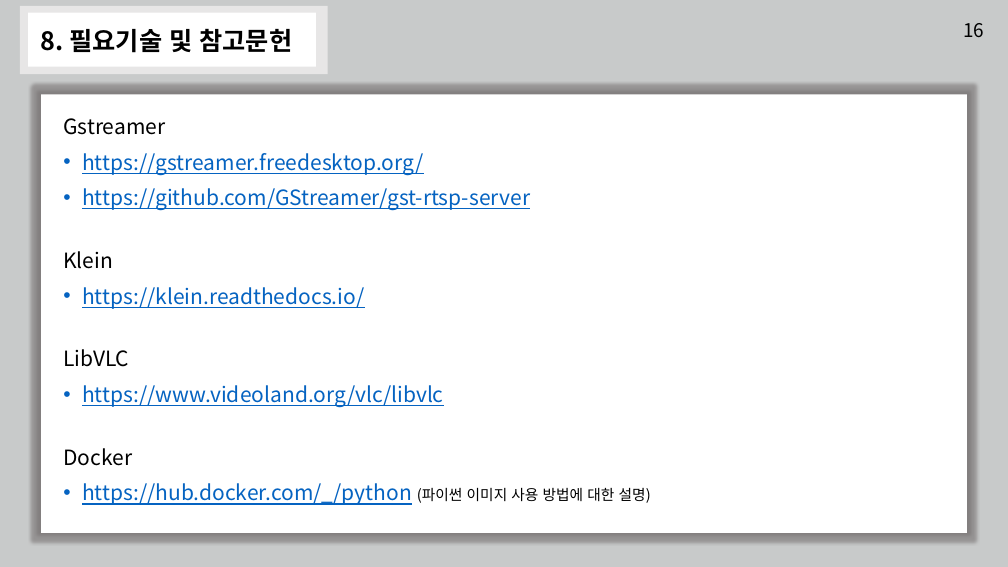
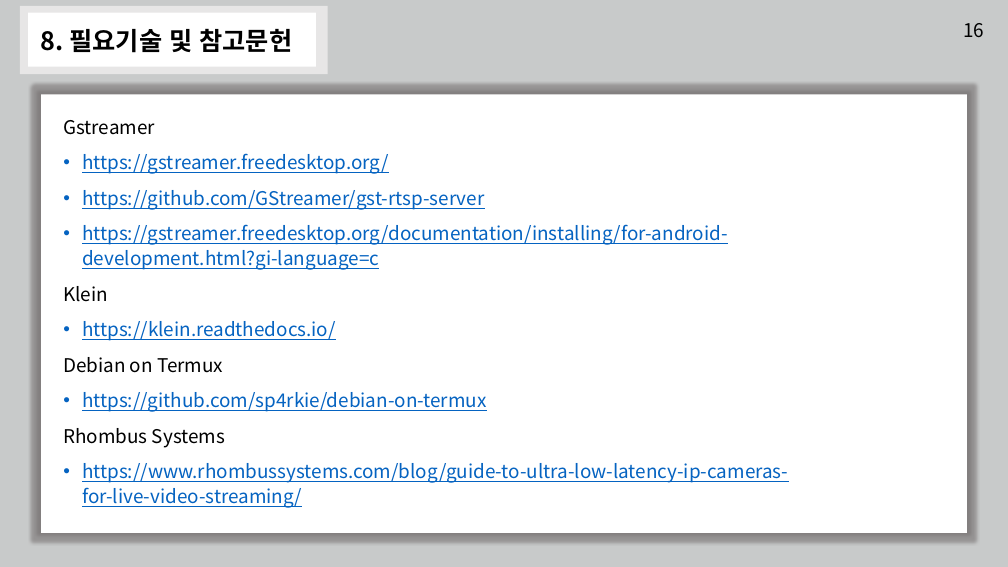
Before and after one commit to TeamGym/CapstonDesign2022-A, a slide deck: slide 23 of Documentation/종합설계_2차_설계서_발표.pptx. Drawn at 1008x567 pixels with LibreOffice and Linux fonts; fonts in the diff are those of the drawing. Boxes give left, top, right and bottom in pixels: in the first picture for what was removed or moved away, otherwise in the second. Text is boxed around its words. In the diff, an @@ line names an element or a change of style, - is before the commit and + after.

Commit message:
Update ppt

```diff
--- a/Documentation/종합설계_2차_설계서_발표.pptx
+++ b/Documentation/종합설계_2차_설계서_발표.pptx
@@ text at (63,120,484,341): size 20 to 18 pt in "Gstreamer", "https://gstreamer.freedesktop.org/", "https://github.com/GStreamer/gst-rtsp-server", "Klein" and 1 more places; line spacing 1 to 1.1 @@
@@ text at (82,224,728,270): paragraph added @@
+• https://gstreamer.freedesktop.org/documentation/installing/for-android-development.html?gi-language=c
@@ text at (63,357,788,508): text changed; size 20 to 18 pt @@
-LibVLC
-• https://www.videoland.org/vlc/libvlc
-Docker
-• https://hub.docker.com/_/python (파이썬 이미지 사용 방법에 대한 설명)
+Debian on Termux
+• https://github.com/sp4rkie/debian-on-termux
+Rhombus Systems
+• https://www.rhombussystems.com/blog/guide-to-ultra-low-latency-ip-cameras-for-live-video-streaming/
```
Also in this commit, not shown: 3 other slides changed.
